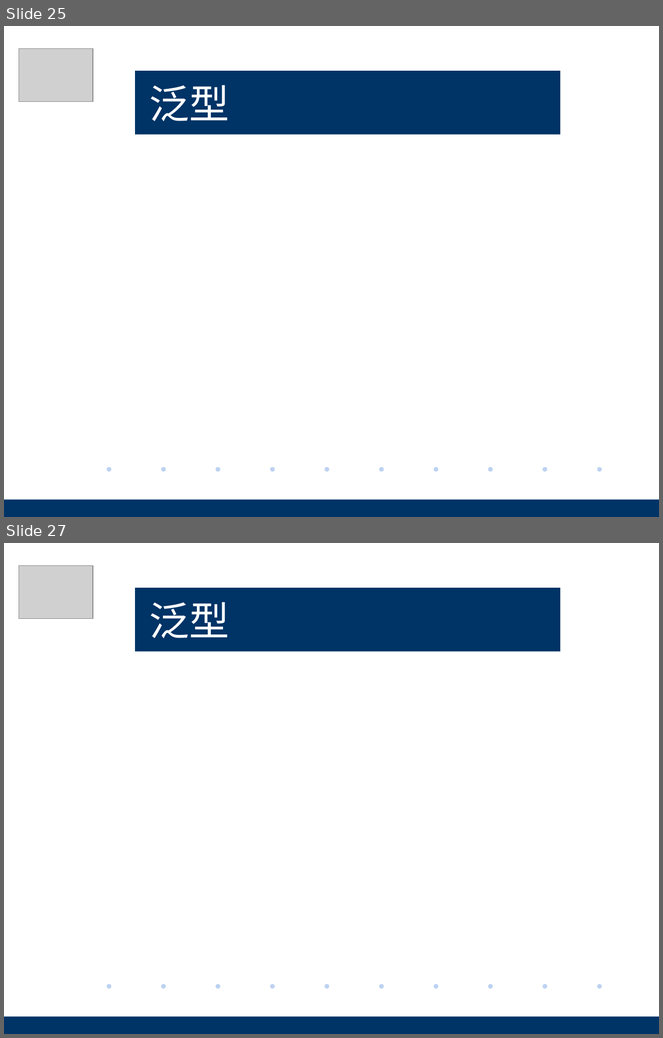
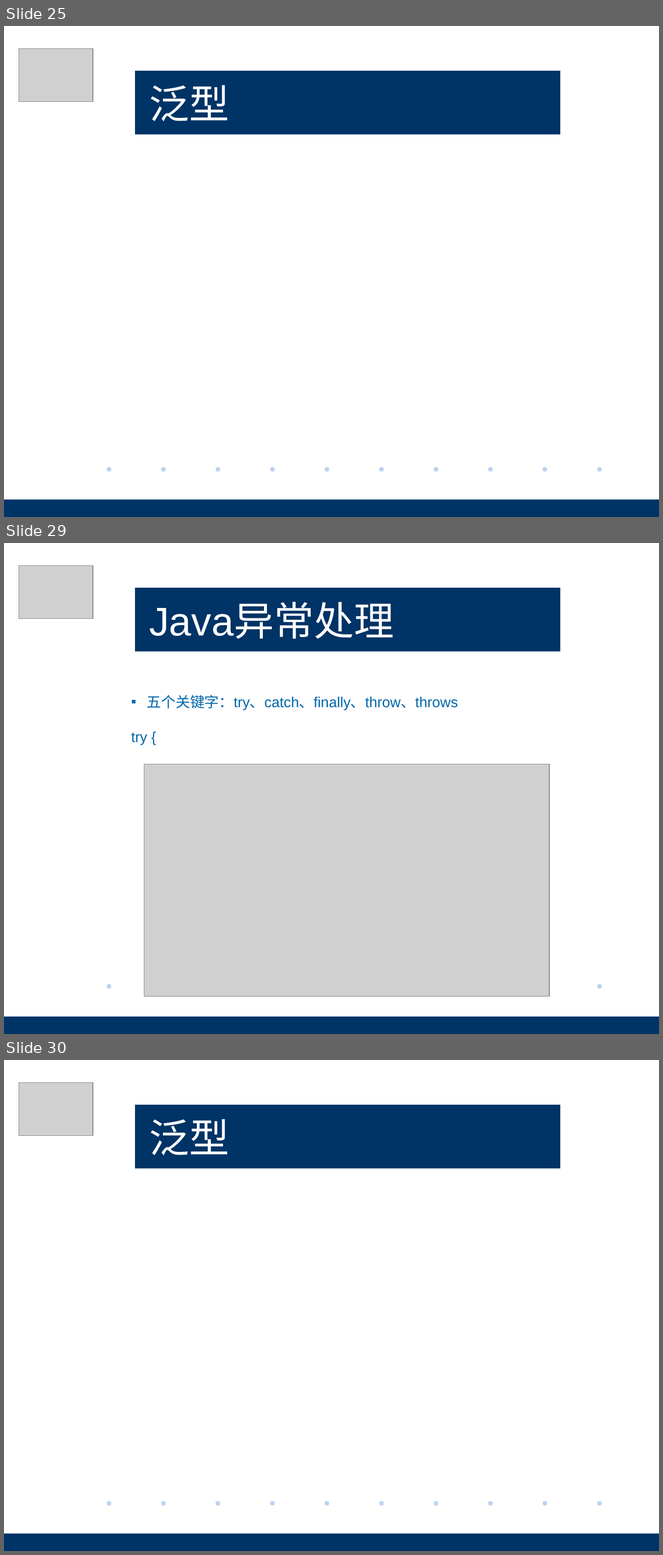
Before and after one commit to pez1420/peixun, a slide deck: Java基础/Java基础培训-基础语法.pptx. Shown one above the other, each under a label of ours: slides 25 and 27 before the commit, slides 25, 29 and 30 after it; the slides between them are not shown. The pictures are 663x1038 and 663x1555 pixels, drawn with LibreOffice and Linux fonts; fonts in the diff are those of the drawing; grey boxes stand for pictures; background and template pictures are left out. Boxes give left, top, right and bottom in pixels: in the first picture for what was removed or moved away, otherwise in the second. Text is boxed around its words. In the diff, an @@ line names an element or a change of style, - is before the commit and + after.

```diff
--- a/Java基础/Java基础培训-基础语法.pptx
+++ b/Java基础/Java基础培训-基础语法.pptx
@@ slide 29 added at (4,543,659,1034), background #FFFFFF; not listed: 4 template elements that a slide beside it also shows @@
@@ picture added at (19,566,92,619) @@
@@ title added at (135,588,560,651), fill #003366, 44 pt, text #FFFFFF @@
+Java异常处理
@@ text added at (131,695,458,745), 16 pt, text #0067AC @@
+▪ 五个关键字：try、catch、finally、throw、throws
+try {
@@ picture added at (144,764,550,996) @@
@@ rectangle added at (550,1021,659,1034), fill #003366 @@
@@ what was slide 27 is now slide 30 @@
```
Also in this commit, not shown: 2 slides changed, 2 other slides added, 2 other files.
